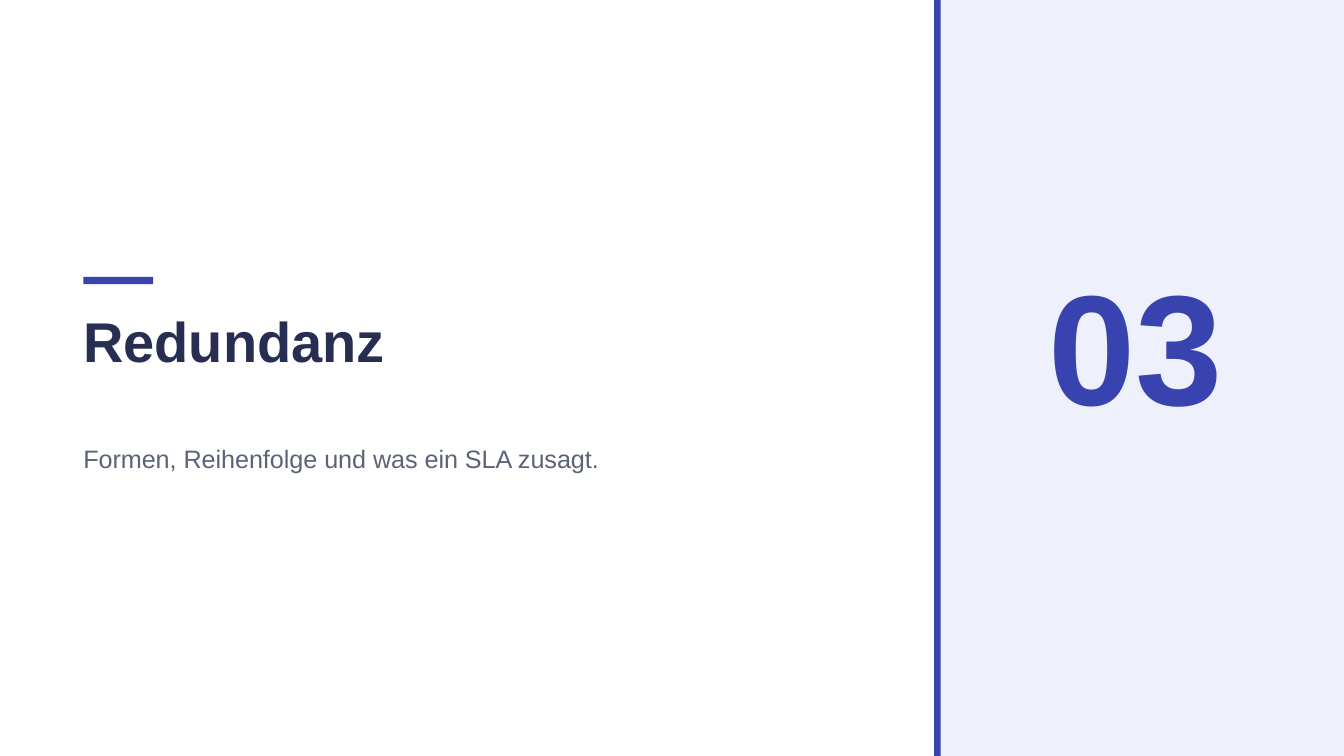
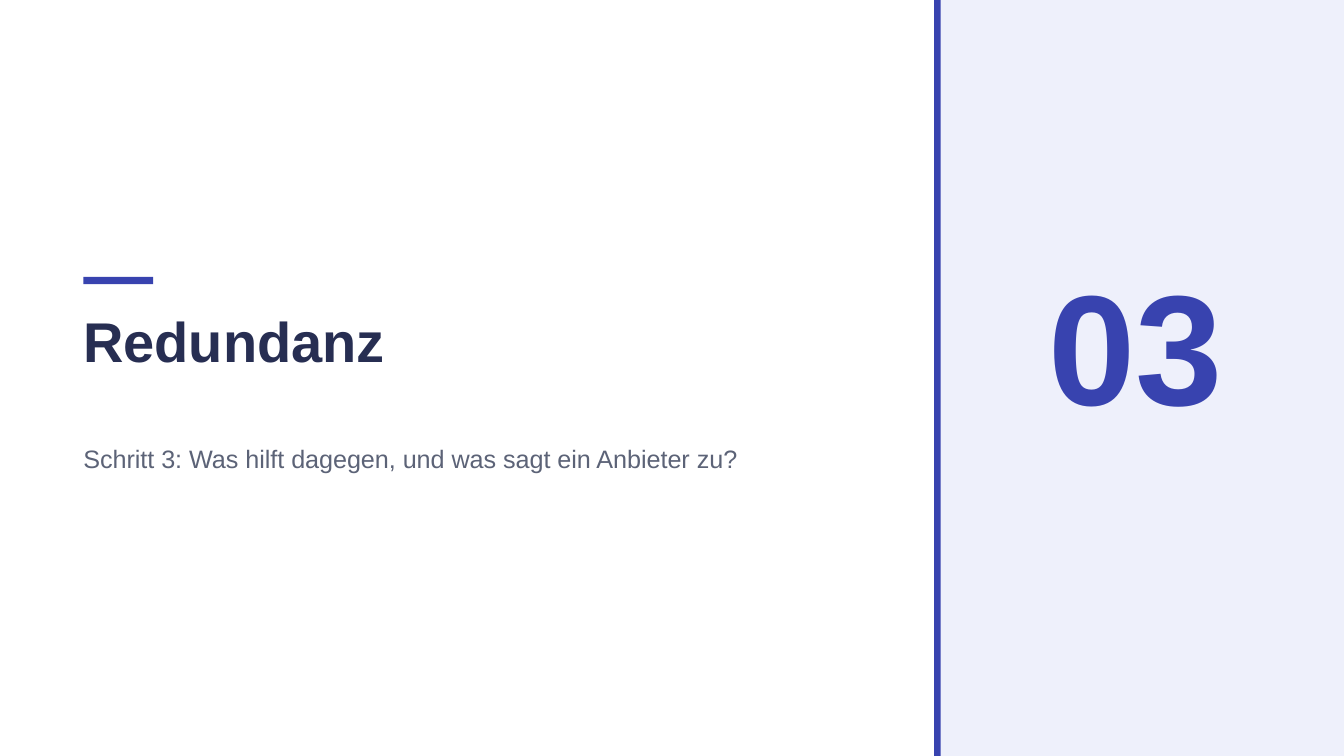
Before and after one commit to JacobMenge/kurs-unterlagen, a slide deck: slide 17 of folien/22-verfuegbarkeit.pptx (slide 14 before the commit). Drawn at 1344x756 pixels with LibreOffice and Linux fonts; fonts in the diff are those of the drawing. Boxes give left, top, right and bottom in pixels: in the first picture for what was removed or moved away, otherwise in the second. Text is boxed around its words. In the diff, an @@ line names an element or a change of style, - is before the commit and + after.

```diff
--- a/folien/22-verfuegbarkeit.pptx
+++ b/folien/22-verfuegbarkeit.pptx
@@ text at (83,449,738,473): text changed @@
-Formen, Reihenfolge und was ein SLA zusagt.
+Schritt 3: Was hilft dagegen, und was sagt ein Anbieter zu?
```
Also in this commit, not shown: 33 other slides changed, 6 slides added, 2 slides removed, 13 other files.
